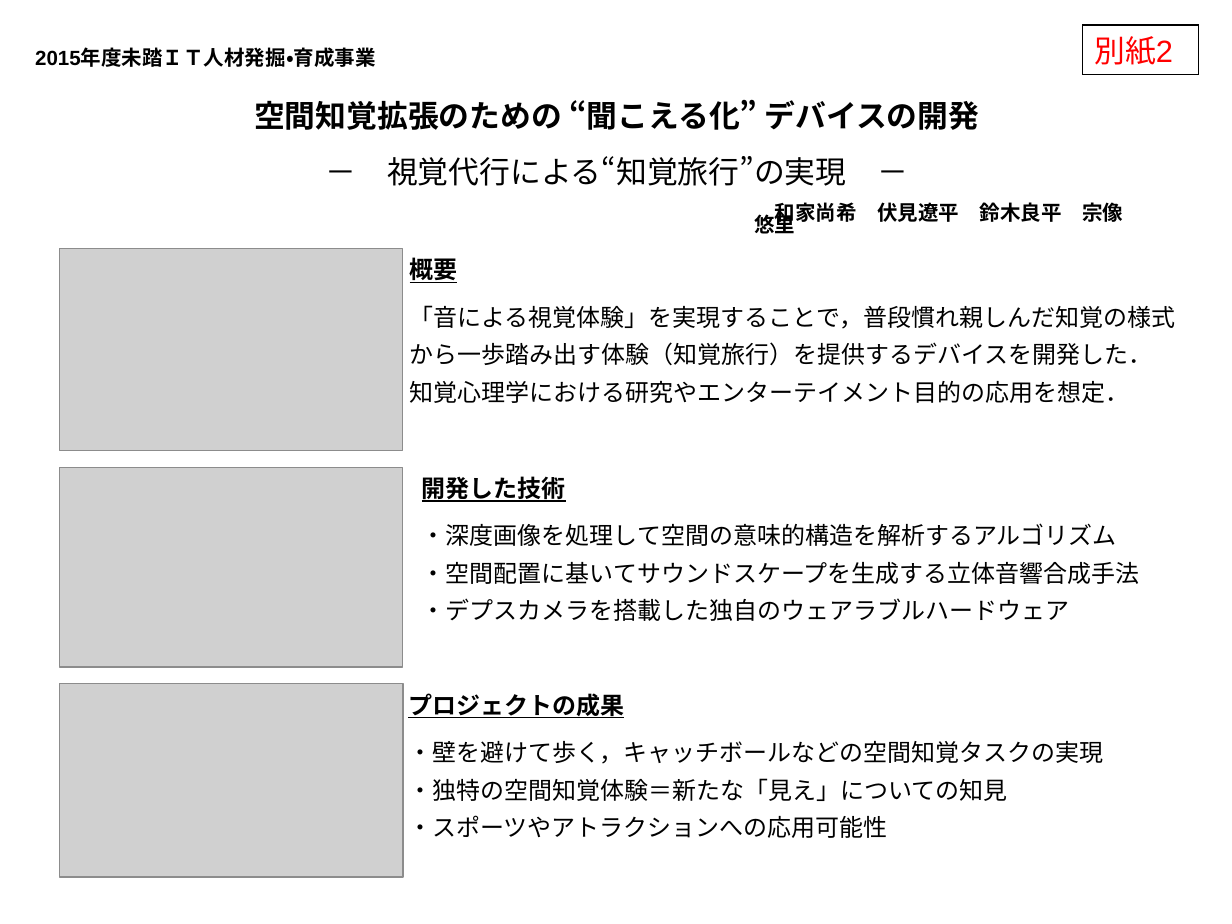
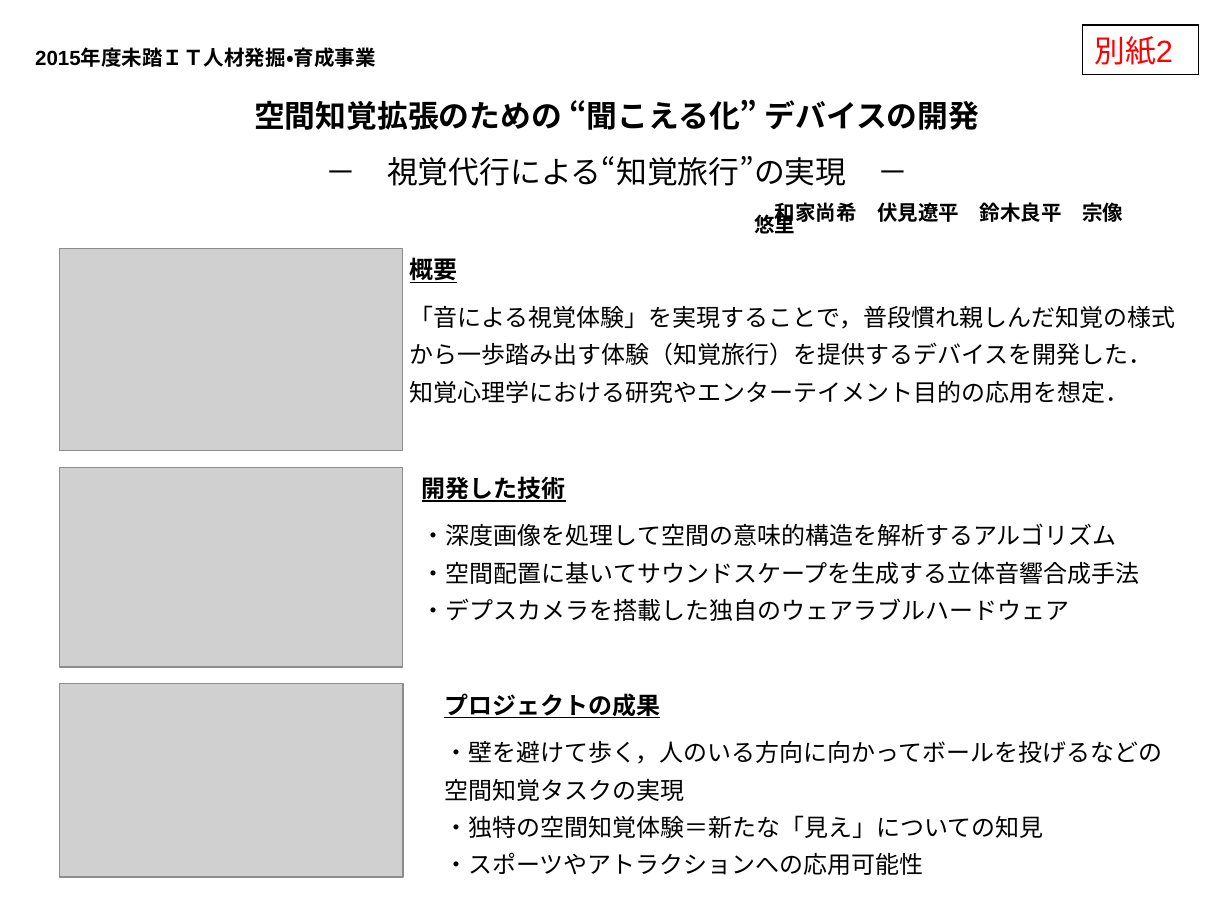
Before and after one commit to sidestepism/mitou-final-report, a slide deck: slide 1 of other documents/和家尚希（概要）.ppt. Drawn at 1232x924 pixels with LibreOffice and Linux fonts; fonts in the diff are those of the drawing; grey boxes stand for pictures. Boxes give left, top, right and bottom in pixels: in the first picture for what was removed or moved away, otherwise in the second. Text is boxed around its words. In the diff, an @@ line names an element or a change of style, - is before the commit and + after.

Commit message:
modify ppt

```diff
--- a/other documents/和家尚希（概要）.ppt
+++ b/other documents/和家尚希（概要）.ppt
@@ text "プロジェクトの成果": place and size @@
-text "プロジェクトの成果" at bbox=[408, 693, 1103, 838]
+text "プロジェクトの成果" at bbox=[444, 693, 1162, 875]
@@ text at bbox=[444, 740, 1162, 801]: text changed @@
-・壁を避けて歩く，キャッチボールなどの空間知覚タスクの実現
+・壁を避けて歩く，人のいる方向に向かってボールを投げるなどの
+空間知覚タスクの実現
```
